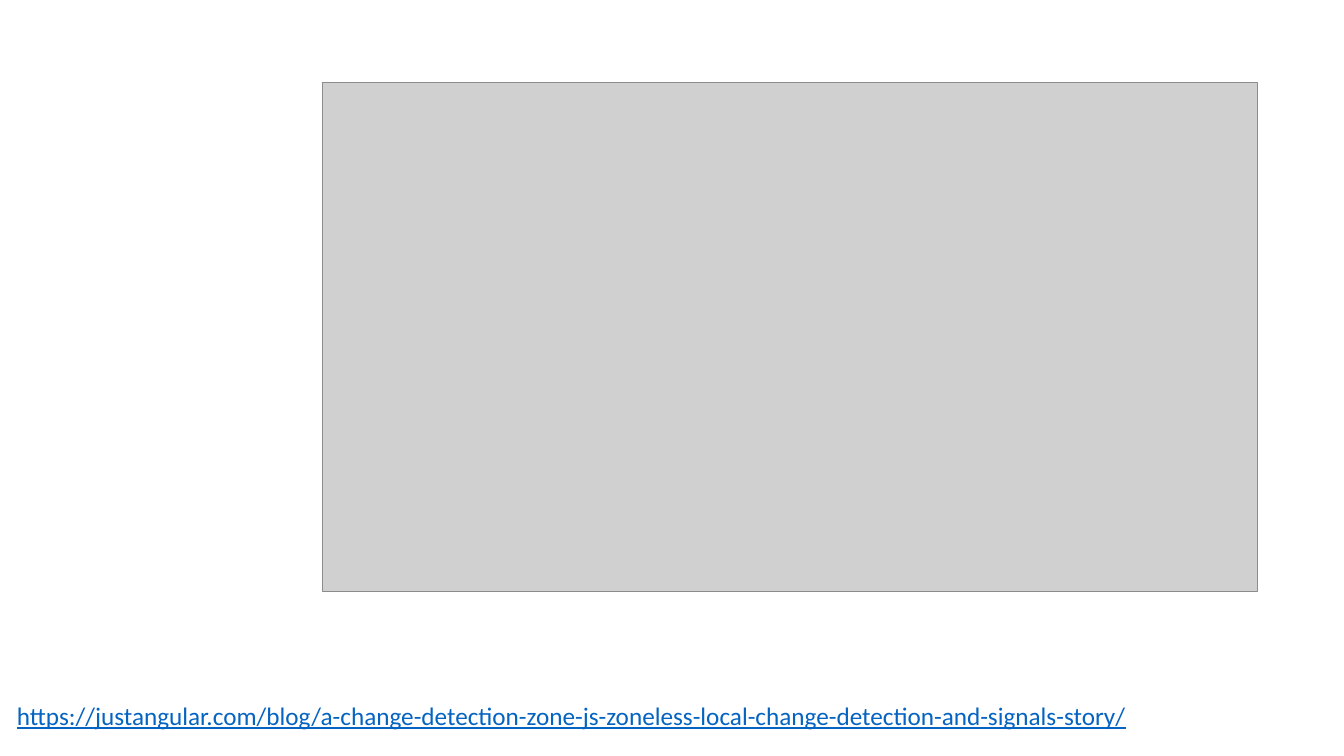
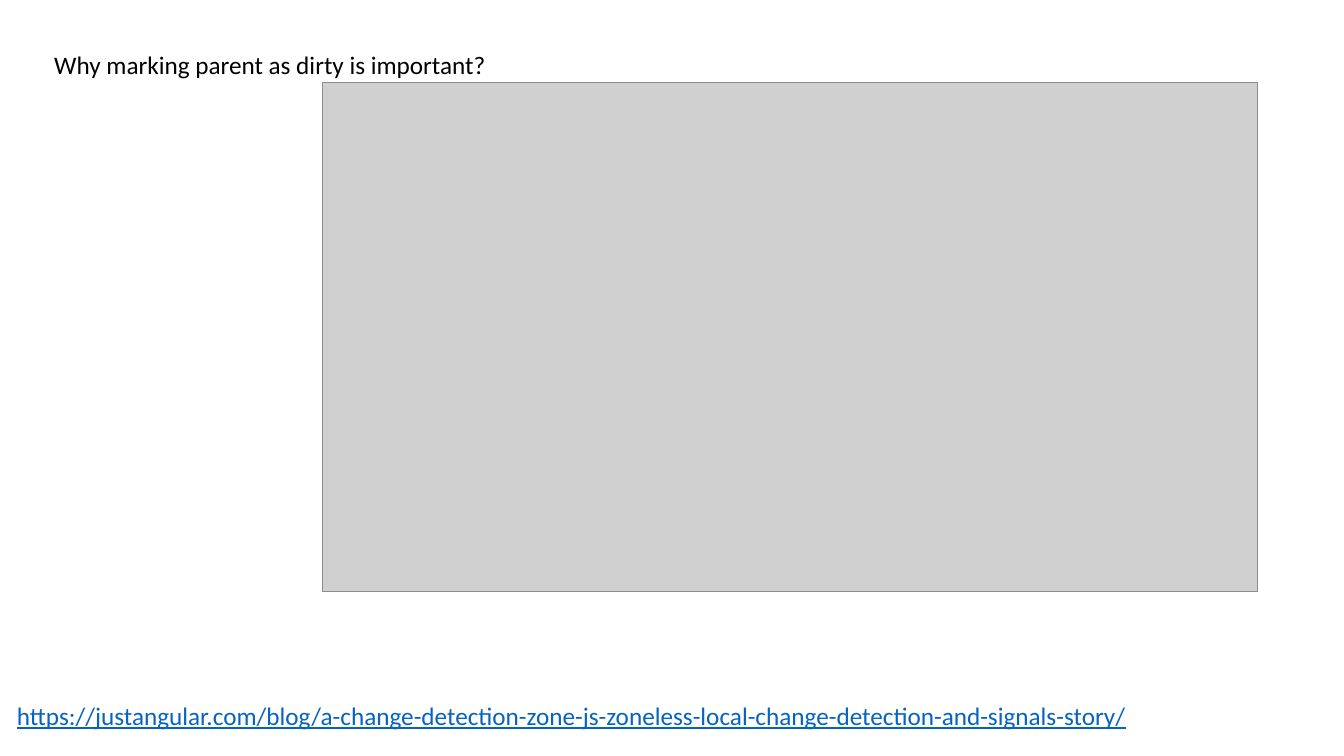
Before and after one commit to Trolejbus/AngularSignalsKnowledgeShare, a slide deck: slide 23 of Signals in Angular.pptx (slide 24 before the commit). Drawn at 1344x756 pixels with LibreOffice and Linux fonts; fonts in the diff are those of the drawing; grey boxes stand for pictures. Boxes give left, top, right and bottom in pixels: in the first picture for what was removed or moved away, otherwise in the second. Text is boxed around its words. In the diff, an @@ line names an element or a change of style, - is before the commit and + after.

```diff
--- a/Signals in Angular.pptx
+++ b/Signals in Angular.pptx
@@ text added at (x1=54, y1=56, x2=485, y2=79), 18 pt, text #000000 @@
+Why marking parent as dirty is important?
```
Also in this commit, not shown: 9 other slides changed, 2 slides removed, 2 other files.
